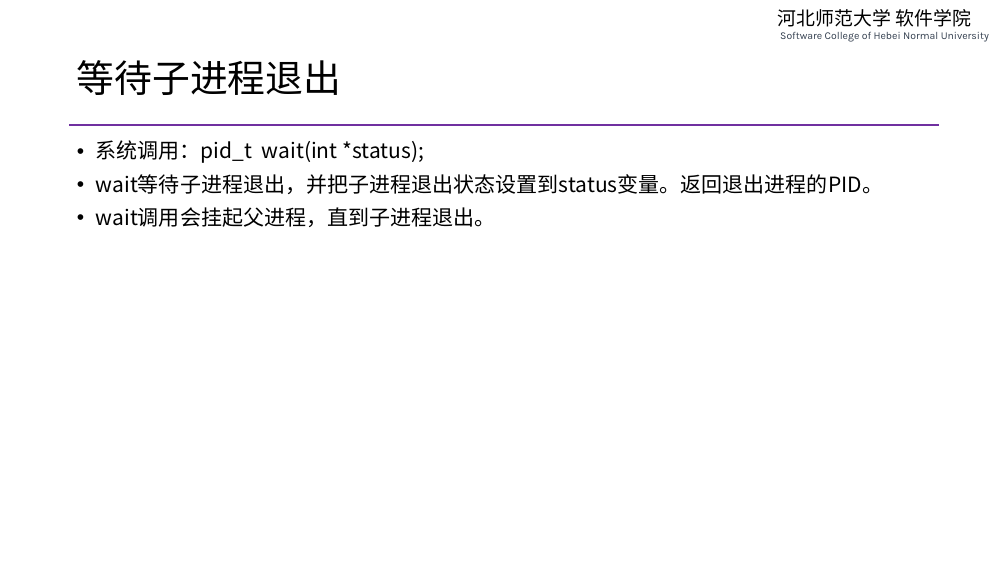
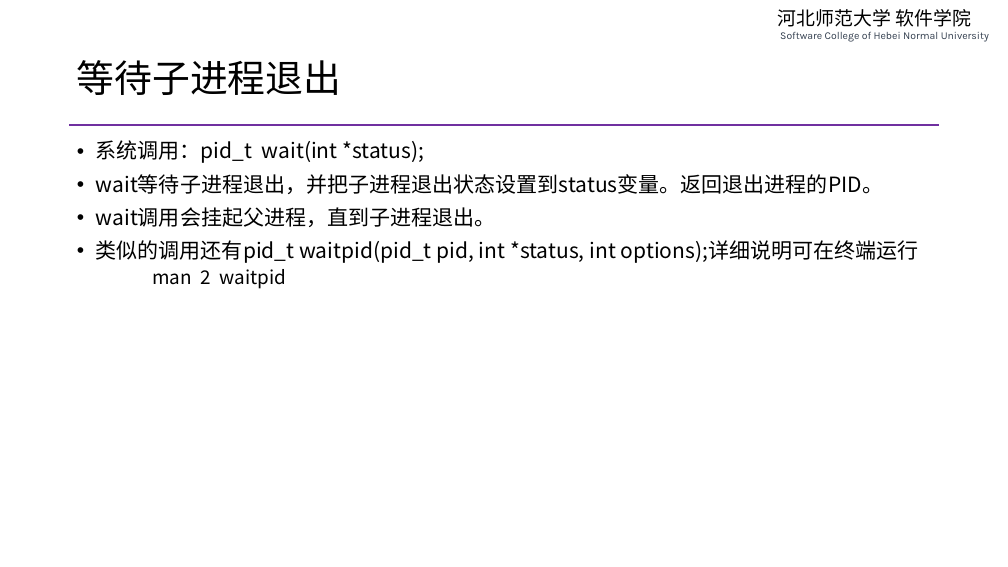
Before and after one commit to edu2act/course-php-serverside-development-on-linux, a slide deck: slide 22 of materials/slides/ch05-vim-and-linux-programming.pptx (slide 23 before the commit). Drawn at 1008x567 pixels with LibreOffice and Linux fonts; fonts in the diff are those of the drawing. Boxes give left, top, right and bottom in pixels: in the first picture for what was removed or moved away, otherwise in the second. Text is boxed around its words. In the diff, an @@ line names an element or a change of style, - is before the commit and + after.

```diff
--- a/materials/slides/ch05-vim-and-linux-programming.pptx
+++ b/materials/slides/ch05-vim-and-linux-programming.pptx
@@ text at bbox=[96, 240, 919, 289]: paragraphs added @@
+• 类似的调用还有pid_t waitpid(pid_t pid, int *status, int options);详细说明可在终端运行
+    man 2 waitpid
```
Also in this commit, not shown: 1 slide added, 2 slides removed, 10 other files.
